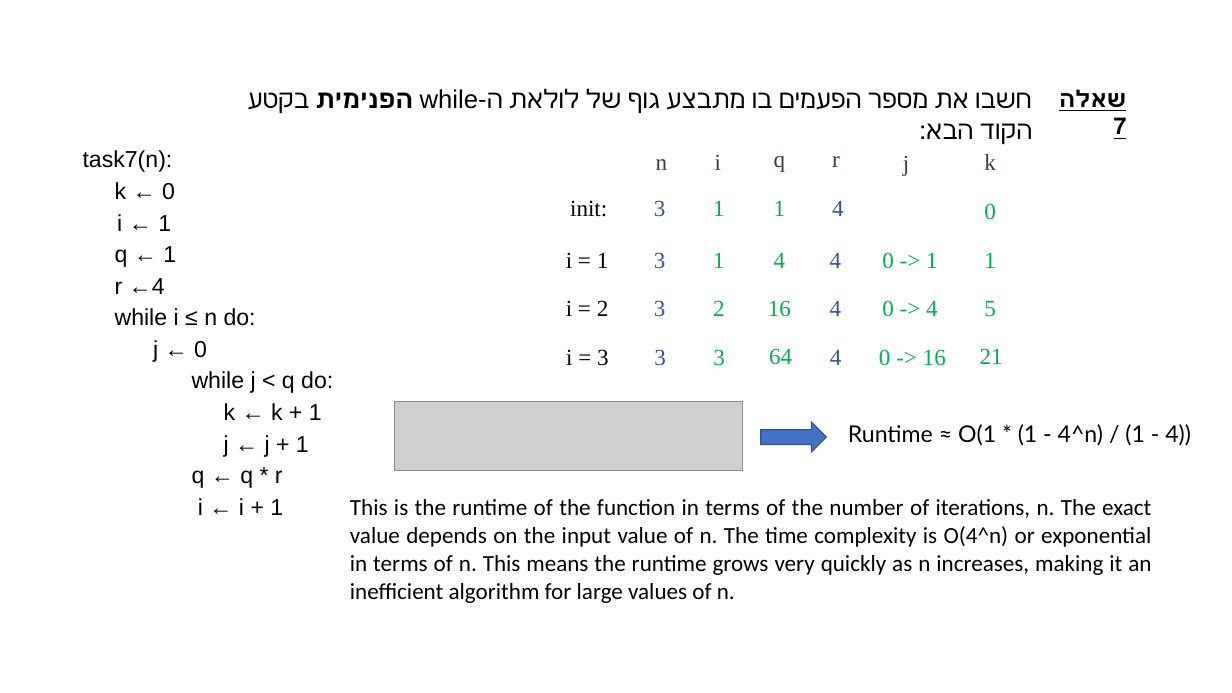
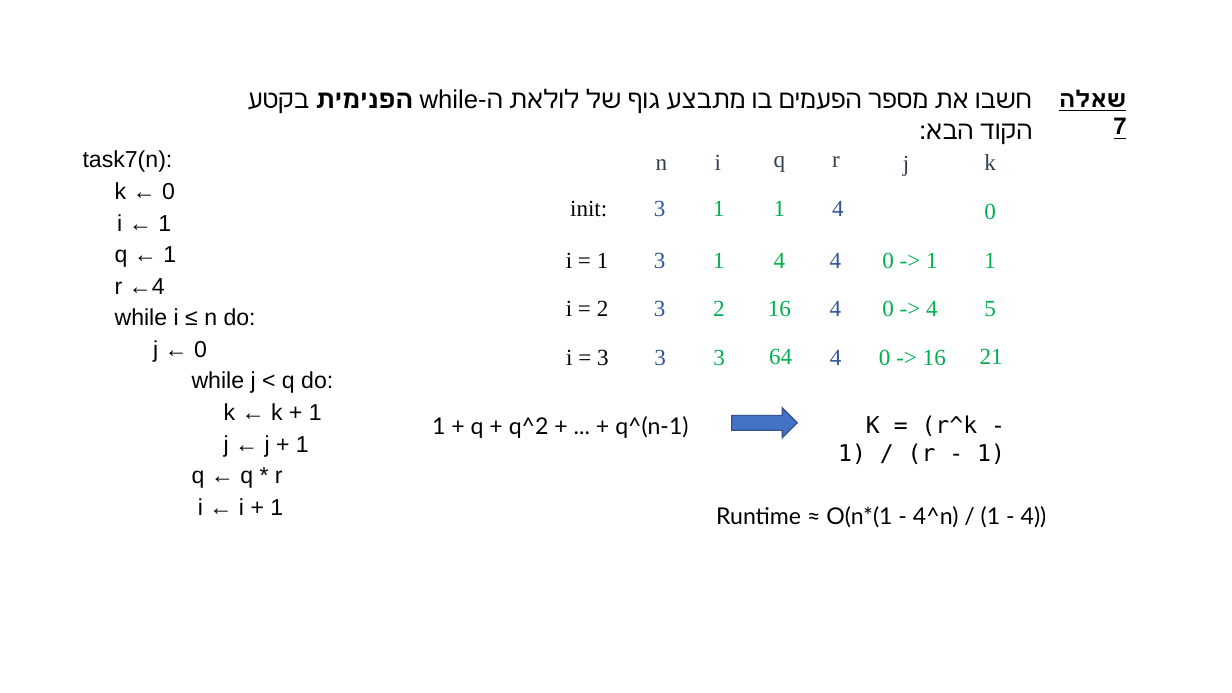
Before and after one commit to GenadyKogan/Data-Structures, a slide deck: slide 13 of t-01-algorithms-and-running-time/תרגול 1.pptx. Drawn at 1232x693 pixels with LibreOffice and Linux fonts; fonts in the diff are those of the drawing; grey boxes stand for pictures; background and template pictures are left out. Boxes give left, top, right and bottom in pixels: in the first picture for what was removed or moved away, otherwise in the second. Text is boxed around its words. In the diff, an @@ line names an element or a change of style, - is before the commit and + after.

```diff
--- a/t-01-algorithms-and-running-time/תרגול 1.pptx
+++ b/t-01-algorithms-and-running-time/תרגול 1.pptx
@@ picture removed at (395, 401, 742, 470) @@
@@ text added at (432, 416, 688, 438), 18 pt, text #000000 @@
+1 + q + q^2 + ... + q^(n-1)
@@ right arrow: place and size @@
-right arrow at (761, 422, 826, 452)
+right arrow at (732, 409, 798, 438)
@@ text added at (838, 415, 1005, 464), 18 pt, text #000000 @@
+K = (r^k - 1) / (r - 1)
@@ text removed at (350, 499, 1151, 603) @@
-This is the runtime of the function in terms of the number of iterations, n. The exact value depends on the input value of n. The time complexity is O(4^n) or exponential in terms of n. This means the runtime grows very quickly as n increases, making it an inefficient algorithm for large values of n.
@@ text at (716, 506, 1047, 528): text changed @@
-Runtime ≈ O(1 * (1 - 4^n) / (1 - 4))
+Runtime ≈ O(n*(1 - 4^n) / (1 - 4))
```
Also in this commit, not shown: 4 other slides changed.
